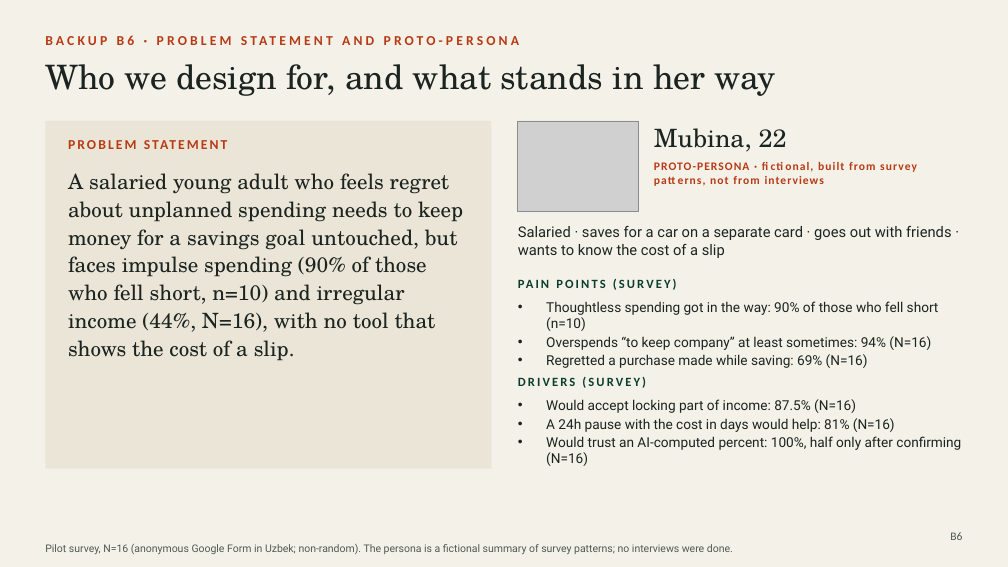
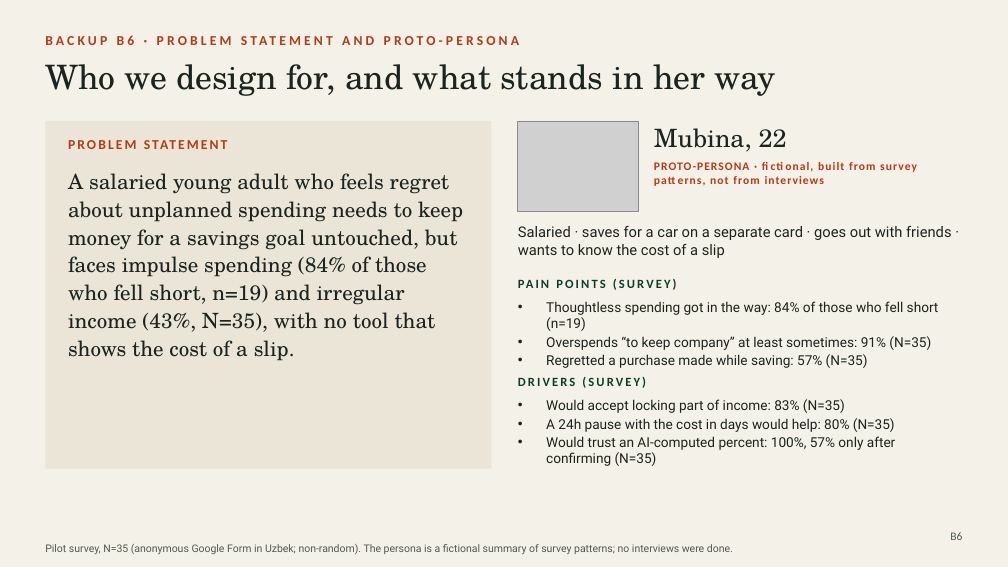
Before and after one commit to quixtorm/Goalie, a slide deck: slide 6 of pitch/Goalie_backup.pptx. Drawn at 1008x567 pixels with LibreOffice and Linux fonts; fonts in the diff are those of the drawing; grey boxes stand for pictures. Boxes give left, top, right and bottom in pixels: in the first picture for what was removed or moved away, otherwise in the second. Text is boxed around its words. In the diff, an @@ line names an element or a change of style, - is before the commit and + after.

```diff
--- a/pitch/Goalie_backup.pptx
+++ b/pitch/Goalie_backup.pptx
@@ text at box(68, 173, 463, 361): text changed @@
-A salaried young adult who feels regret about unplanned spending needs to keep money for a savings goal untouched, but faces impulse spending (90% of those who fell short, n=10) and irregular income (44%, N=16), with no tool that shows the cost of a slip.
+A salaried young adult who feels regret about unplanned spending needs to keep money for a savings goal untouched, but faces impulse spending (84% of those who fell short, n=19) and irregular income (43%, N=35), with no tool that shows the cost of a slip.
@@ text at box(546, 301, 939, 368): text changed @@
-• Thoughtless spending got in the way: 90% of those who fell short (n=10)
-• Overspends “to keep company” at least sometimes: 94% (N=16)
-• Regretted a purchase made while saving: 69% (N=16)
+• Thoughtless spending got in the way: 84% of those who fell short (n=19)
+• Overspends “to keep company” at least sometimes: 91% (N=35)
+• Regretted a purchase made while saving: 57% (N=35)
@@ text at box(546, 399, 895, 466): text changed @@
-• Would accept locking part of income: 87.5% (N=16)
-• A 24h pause with the cost in days would help: 81% (N=16)
-• Would trust an AI-computed percent: 100%, half only after confirming (N=16)
+• Would accept locking part of income: 83% (N=35)
+• A 24h pause with the cost in days would help: 80% (N=35)
+• Would trust an AI-computed percent: 100%, 57% only after confirming (N=35)
@@ text at box(45, 544, 733, 554): text changed @@
-Pilot survey, N=16 (anonymous Google Form in Uzbek; non-random). The persona is a fictional summary of survey patterns; no interviews were done.
+Pilot survey, N=35 (anonymous Google Form in Uzbek; non-random). The persona is a fictional summary of survey patterns; no interviews were done.
```
Also in this commit, not shown: 3 other slides changed, 4 other files.
